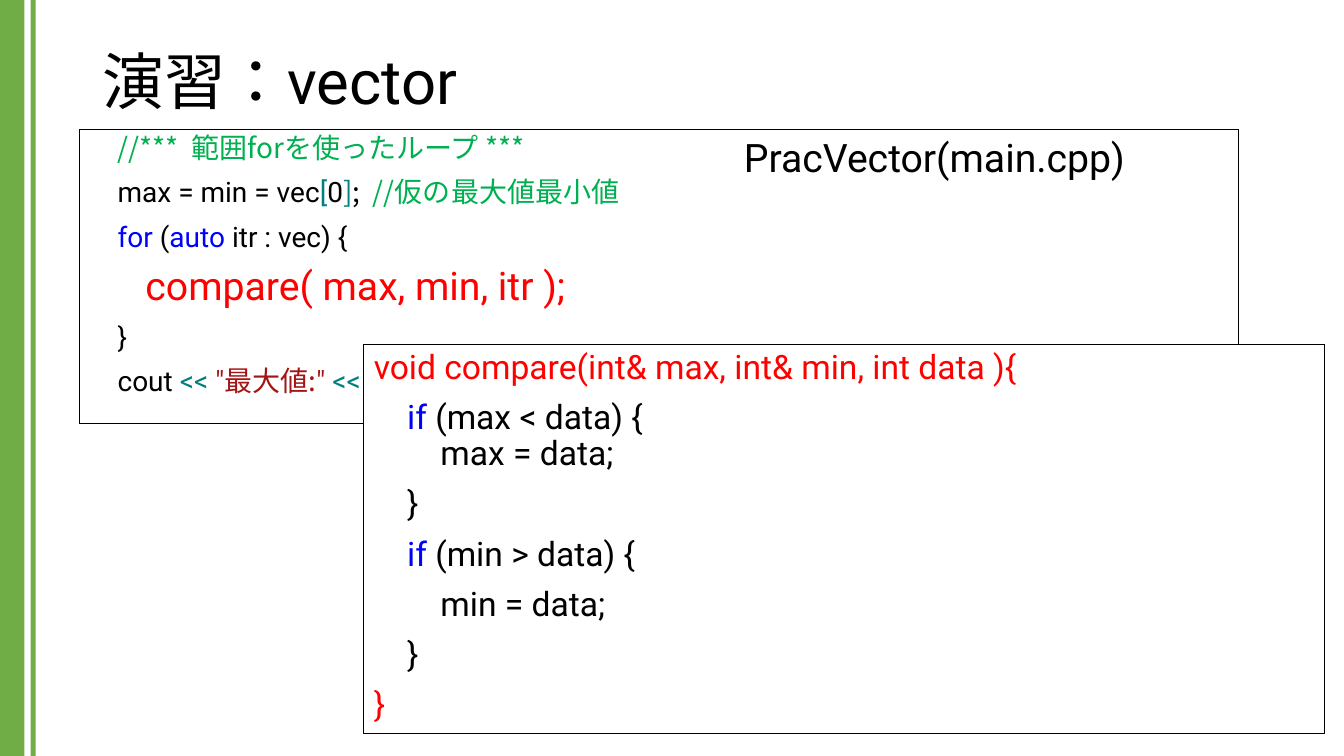
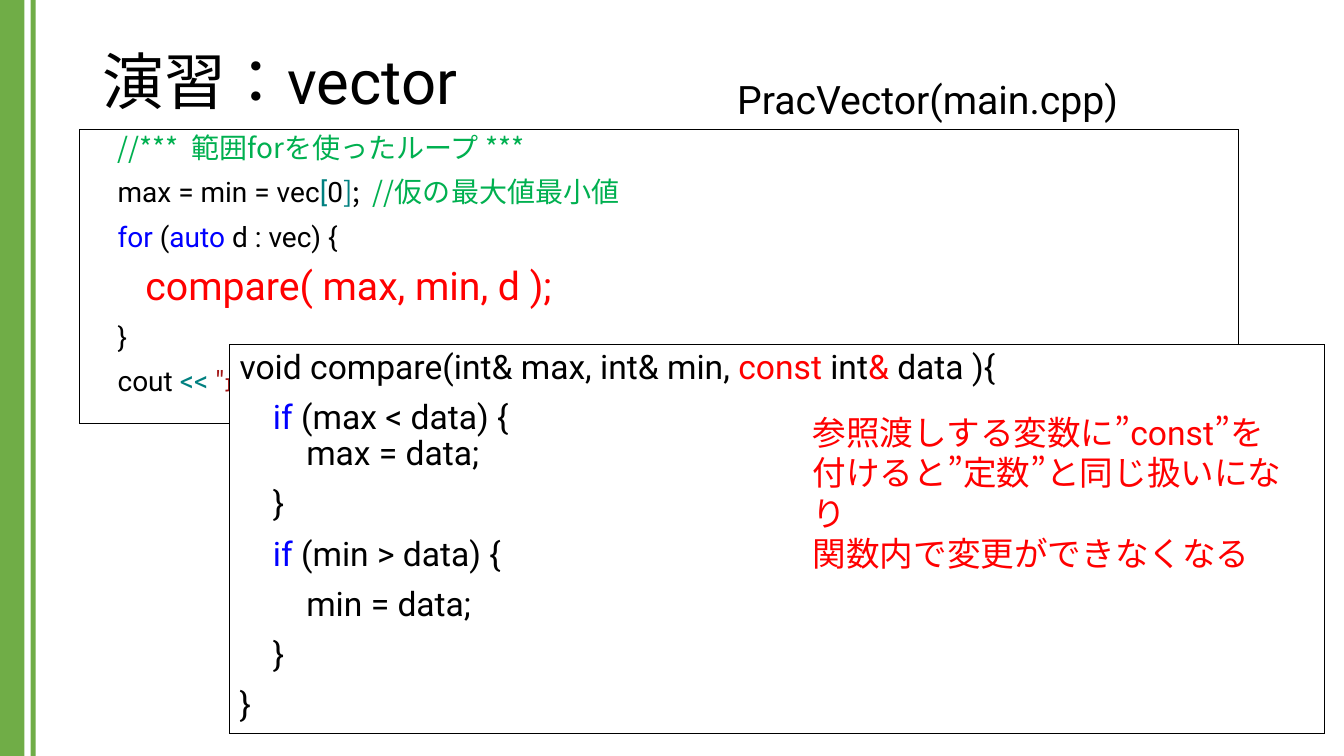
Before and after one commit to kic-murata/cpp2024, a slide deck: slide 17 of 授業資料/演習課題：vector.pptx (slide 15 before the commit). Drawn at 1344x756 pixels with LibreOffice and Linux fonts; fonts in the diff are those of the drawing. Boxes give left, top, right and bottom in pixels: in the first picture for what was removed or moved away, otherwise in the second. Text is boxed around its words. In the diff, an @@ line names an element or a change of style, - is before the commit and + after.

```diff
--- a/授業資料/演習課題：vector.pptx
+++ b/授業資料/演習課題：vector.pptx
@@ text "PracVector(main.cpp)": place and size @@
-text "PracVector(main.cpp)" at <box>744,140,1125,181</box>
+text "PracVector(main.cpp)" at <box>737,83,1118,123</box>
@@ text at <box>118,224,520,309</box>: text changed @@
-for (auto itr : vec) {
-compare( max, min, itr );
+for (auto d : vec) {
+compare( max, min, d );
@@ rectangle "void compare(int& max, int& min, ...": place and size @@
-rectangle "void compare(int& max, int& min, ..." at <box>364,345,1325,733</box>
+rectangle "void compare(int& max, int& min, ..." at <box>230,345,1325,733</box>
@@ rectangle "void compare(int& max, int& min, ..." at <box>230,345,1325,733</box>: text colour #FF0000 to #000000 in "}" @@
@@ text in rectangle at <box>240,352,963,387</box>: text changed; text colour #FF0000 to #000000 @@
-void compare(int& max, int& min, int data ){
+void compare(int& max, int& min, const int& data ){
@@ text added at <box>813,415,1282,569</box>, 24 pt, text #FF0000 @@
+参照渡しする変数に”const”を
+付けると”定数”と同じ扱いになり
+関数内で変更ができなくなる
```
Also in this commit, not shown: 8 other slides changed, 2 slides added.
